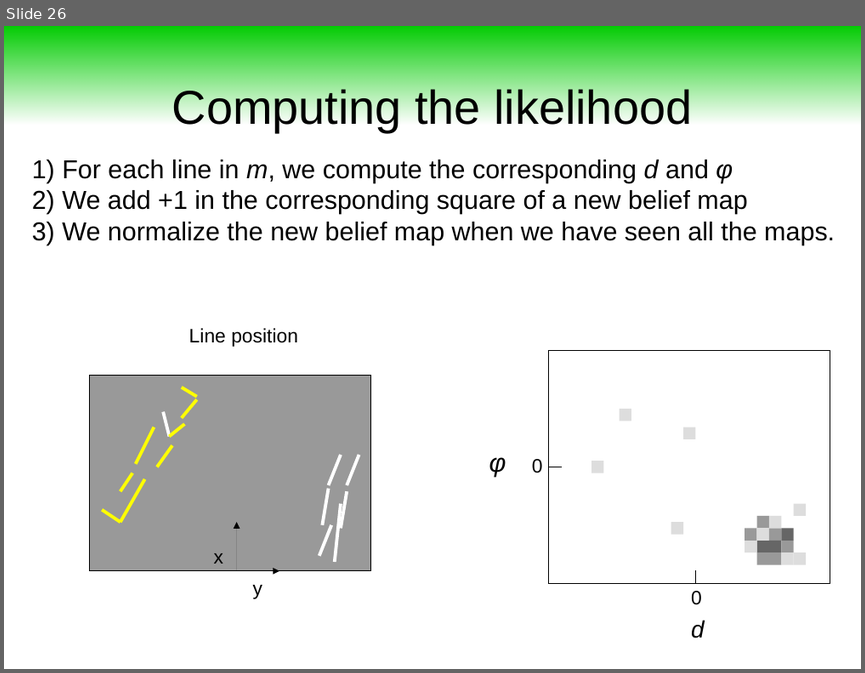
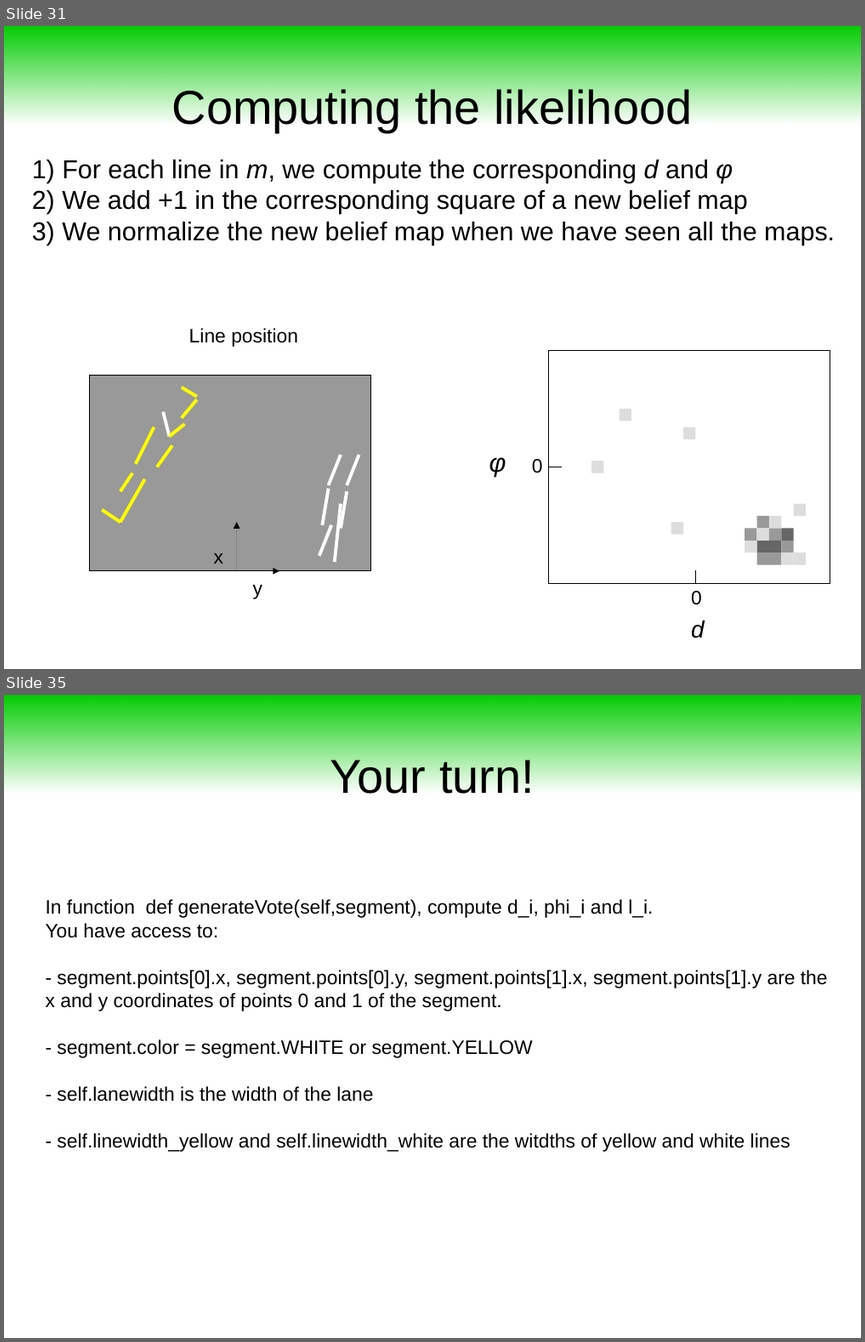
Before and after one commit to maivincent/MISE_presentations, a slide deck: step2_3_Lane_filter.odp. Shown one above the other, each under a label of ours: slide 26 before the commit, slides 31 and 35 after it; the slides between them are not shown. The pictures are 865x673 and 865x1342 pixels, drawn with LibreOffice and Linux fonts; fonts in the diff are those of the drawing. Boxes give left, top, right and bottom in pixels: in the first picture for what was removed or moved away, otherwise in the second. Text is boxed around its words. In the diff, an @@ line names an element or a change of style, - is before the commit and + after.

```diff
--- a/step2_3_Lane_filter.odp
+++ b/step2_3_Lane_filter.odp
@@ slide 35 added at (4, 695, 861, 1338), background #FFFFFF @@
@@ rectangle added at (4, 695, 861, 793), fill gradient #00CC00 @@
@@ title added at (330, 760, 534, 801), 44 pt, text #000000 @@
+Your turn!
@@ text added at (46, 899, 828, 1151), 18 pt, text #000000 @@
+In function def generateVote(self,segment), compute d_i, phi_i and l_i.
+You have access to:
+- segment.points[0].x, segment.points[0].y, segment.points[1].x, segment.points[1].y are the
+x and y coordinates of points 0 and 1 of the segment.
+- segment.color = segment.WHITE or segment.YELLOW
+- self.lanewidth is the width of the lane
+- self.linewidth_yellow and self.linewidth_white are the witdths of yellow and white lines
@@ what was slide 26 is now slide 31 @@
```
Also in this commit, not shown: 1 slide changed, 11 other slides added, 2 slides removed, 34 other files.
